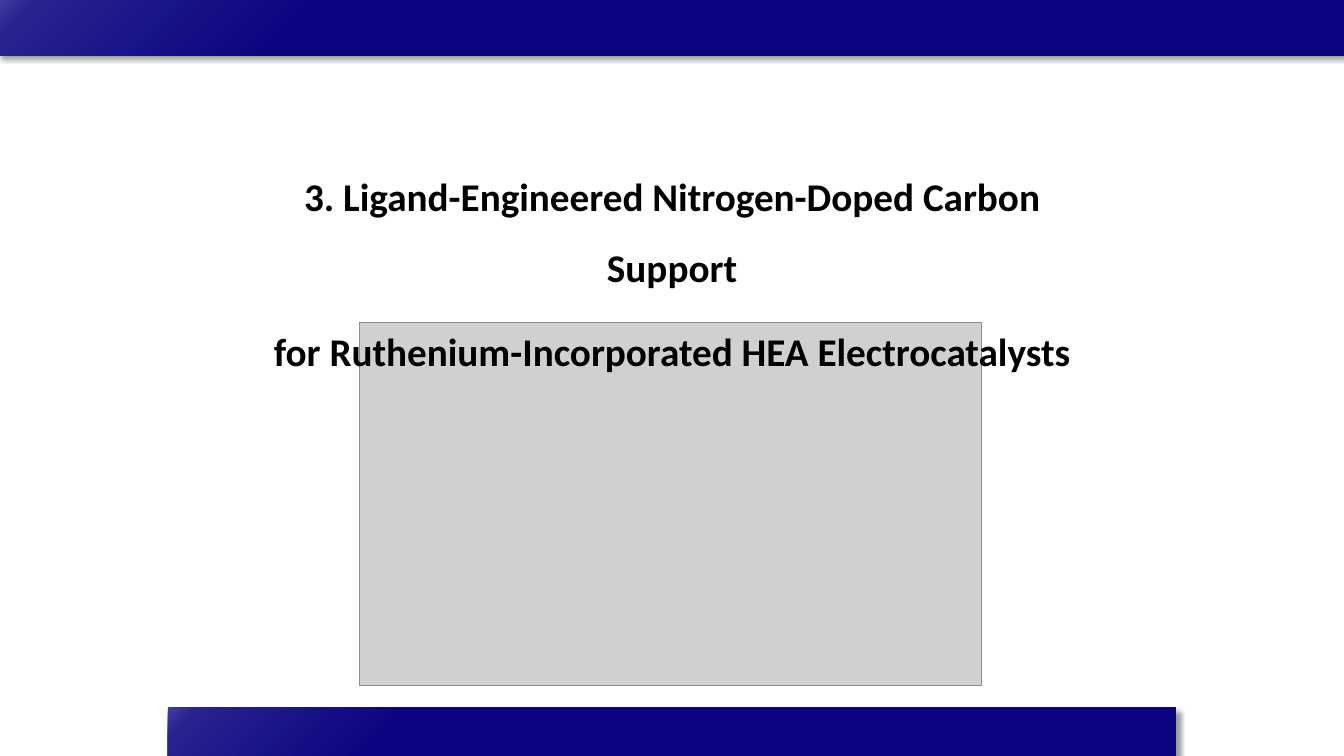
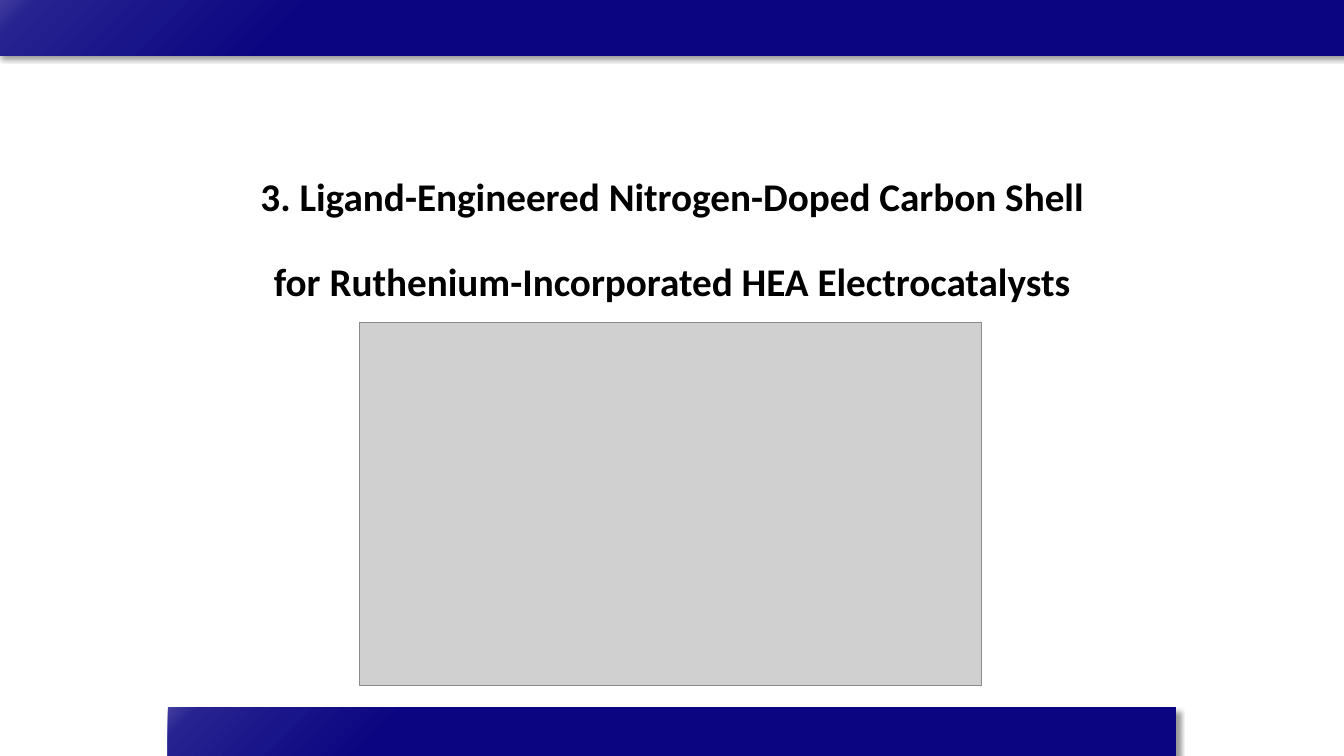
Before and after one commit to limsj0204/letter, a slide deck: slide 21 of 학위논문_디펜스_발표자료.pptx. Drawn at 1344x756 pixels with LibreOffice and Linux fonts; fonts in the diff are those of the drawing; grey boxes stand for pictures. Boxes give left, top, right and bottom in pixels: in the first picture for what was removed or moved away, otherwise in the second. Text is boxed around its words. In the diff, an @@ line names an element or a change of style, - is before the commit and + after.

```diff
--- a/학위논문_디펜스_발표자료.pptx
+++ b/학위논문_디펜스_발표자료.pptx
@@ subtitle at bbox=[260, 183, 1083, 218]: text changed @@
-3. Ligand-Engineered Nitrogen-Doped Carbon Support
+3. Ligand-Engineered Nitrogen-Doped Carbon Shell
```
Also in this commit, not shown: 14 other slides changed, 1 other file.
